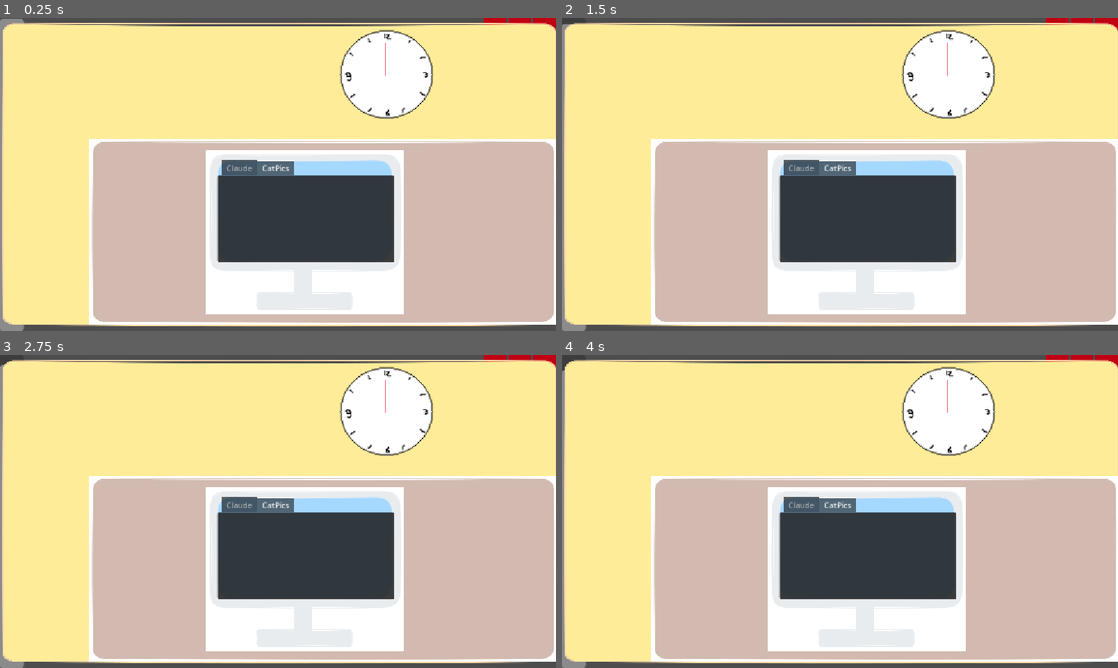
Above: before the commit, frames 1-4 (two rows, left to right).
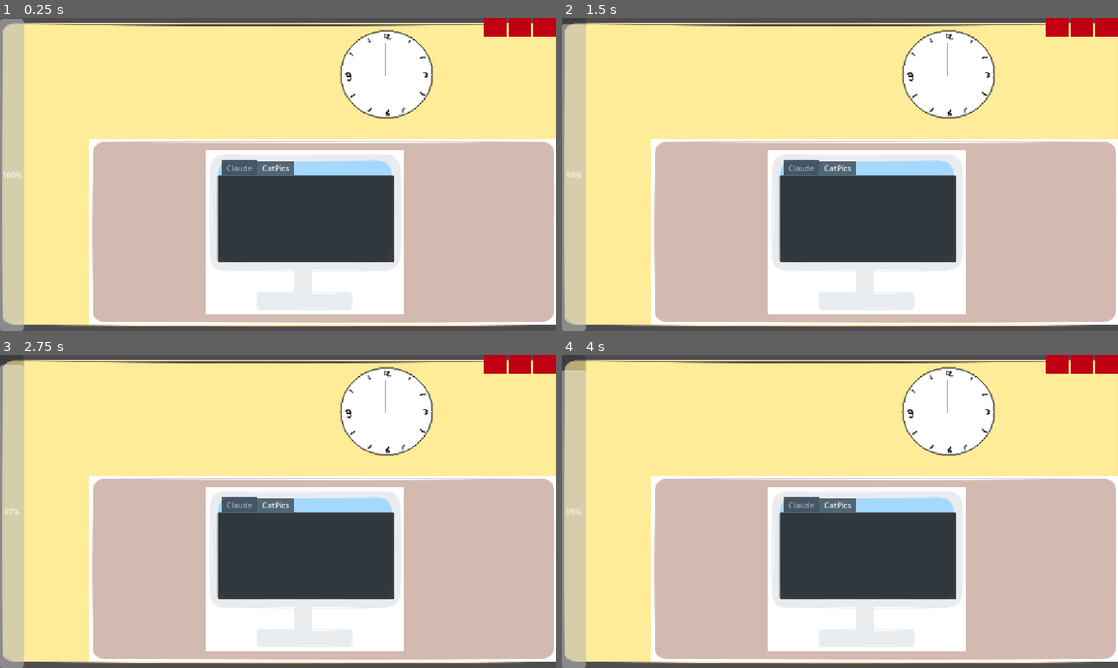
Above: after the commit, the same moments.

Repository: natleahh/gmtk-jam-2026
Game: Godot game, scene res://prototypes/ADHDHell/main.tscn
Same seed, same stepped clock (60 frames per second), same inputs: the game is played once before the commit and once after it. The project has no main scene, so this scene is started directly.
Inputs (mouse positions are in pixels of both pictures, inside the frame that each line leads up to):
- Up to frame 1 (0.25 s): no input
- Up to frame 2 (1.5 s): tap Enter at 0.5 s; move the mouse to (962, 158) at 0.52 s; tap Space at 1.25 s; move the mouse to (728, 190) at 1.27 s
- Up to frame 3 (2.75 s): tap Enter at 2 s; move the mouse to (333, 442) at 2.02 s
- Up to frame 4 (4 s): tap Space at 2.75 s; move the mouse to (812, 574) at 2.77 s; tap Enter at 3.5 s; move the mouse to (1006, 558) at 3.52 s

The runs differ from the first frame. In frame 1, 4.3% of the frame differs, in the area x 0-100%, y 1-98%; in frame 2, 4.3%; in frame 3, 4.3%; in frame 4, 4.3%.
Error in both runs: Attempt to call function 'update_clock' in base 'null instance' on a null instance. (res://prototypes/ADHDHell/main.gd:12)

Commit message:
Fix layer parameter

Diff:
--- a/prototypes/ADHDHell/main.tscn
+++ b/prototypes/ADHDHell/main.tscn
@@ -31,6 +31,7 @@
 autostart = true
 
 [node name="Wall" type="CanvasLayer" parent="." unique_id=1918016408]
+layer = -3
 
 [node name="PastedImage20260723145013" type="Sprite2D" parent="Wall" unique_id=174354709]
 z_index = -3
@@ -49,8 +50,10 @@
 texture = ExtResource("9_g7oiy")
 
 [node name="Hallway" type="CanvasLayer" parent="." unique_id=2122120591]
+layer = 2
 
 [node name="WorkSpace" type="CanvasLayer" parent="." unique_id=256454366]
+layer = -1
 
 [node name="Cubicle" type="Sprite2D" parent="WorkSpace" unique_id=41187563]
 position = Vector2(670, 442.62503)
